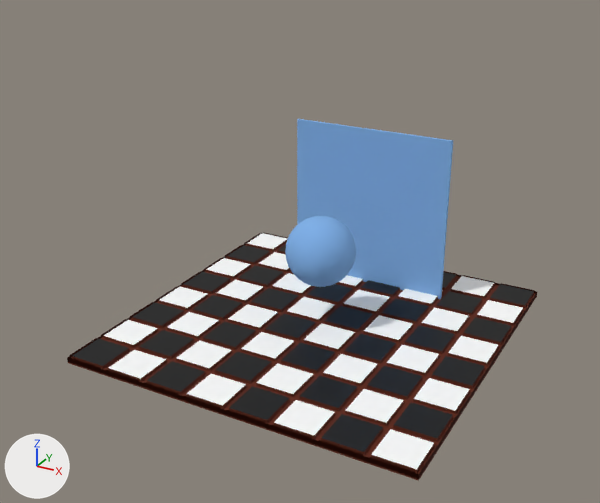
What one commit did to the OBJ model resources/models/chess.obj.
Before and after are seen from a 50 mm lens placed at (19.4, -37.7, 23.2), pointed at (-0.5, -1.4, 5.0). Every picture has the same lights, and +X, +Y and +Z are marked at lower left. Where no turn or scale is listed for an object, it has been applied to the vertices.
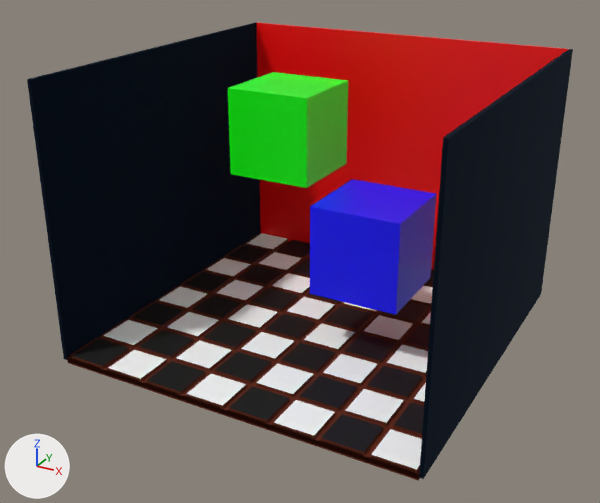
Where the change shows, as pixel boxes [x1, y1, x2, y2] in the pictures (600 x 503 px):
'Cube.004', added: after [27, 22, 261, 360]
'Cube.003', added: after [419, 49, 573, 479]
'Cube.002_Cube.010', added (red): after [256, 23, 568, 270]
'Cube.001', deleted (blue): before [297, 119, 453, 299]
'Cube.008', added (blue): after [310, 179, 436, 315]
'Cube.009', added (green): after [228, 72, 348, 188]
'Sphere', deleted (blue): before [285, 216, 356, 287]

What changed in the scene script:
```text
Change mat_mirror:
    mat_mirror.base_color: (0.208, 0.43, 0.8) -> (0.01, 0.02, 0.04)  # blue #7eafe7 -> dark blue #192738
    mat_mirror.metallic: 0.0 -> 1.0
Add mat_green:
    mat_green = principled_material('Green')
    mat_green.base_color = (0.000514, 1.0, 0.0)  # green #02ff00
    mat_green.roughness = 0.452
Add mat_blue:
    mat_blue = principled_material('Blue')
    mat_blue.base_color = (0.00275, 0.0, 1.0)  # blue #0900ff
    mat_blue.roughness = 0.452
Add mat_red:
    mat_red = principled_material('Red')
    mat_red.base_color = (1.0, 0.0, 0.0)  # red #ff0000
    mat_red.roughness = 0.452
Add me_cube_009:
    me_cube_009.from_pydata(...)  # a box spanning x -6.02..-1.05, y 0.29..5.26, z 8.05..13.02
    me_cube_009.materials.append(mat_green)  # green #02ff00
Add me_cube_008:
    me_cube_008.from_pydata(...)  # a box spanning x 0.65..5.62, y -2.49..2.49, z 3.23..8.2
    me_cube_008.materials.append(mat_blue)  # blue #0900ff
Add me_cube_004:
    me_cube_004.from_pydata(...)  # a box spanning x -10.2..-10.0, y -10.0..10.1, z 0.0..15.0
    me_cube_004.materials.append(mat_mirror)  # dark blue #192738
Add me_cube_003:
    me_cube_003.from_pydata(...)  # a box spanning x 10.0..10.2, y -10.0..10.1, z 0.0..15.0
    me_cube_003.materials.append(mat_mirror)  # dark blue #192738
Add me_cube_002_cube_010:
    me_cube_002_cube_010.from_pydata(...)  # a box spanning x -10.1..10.1, y 9.9..10.1, z 0.0..15.0
    me_cube_002_cube_010.materials.append(mat_red)  # red #ff0000
Remove ob_cube_001:
    ob_cube_001 = bpy.data.objects.new('Cube.001', me_cube_001)
    ob_cube_001.location = (0.0, 0.0, 0.0)
Remove ob_sphere:
    ob_sphere = bpy.data.objects.new('Sphere', me_sphere)
    ob_sphere.location = (0.0, 0.0, 0.0)
Add ob_cube_009:
    ob_cube_009 = bpy.data.objects.new('Cube.009', me_cube_009)
    ob_cube_009.location = (0.0, 0.0, 0.0)
Add ob_cube_008:
    ob_cube_008 = bpy.data.objects.new('Cube.008', me_cube_008)
    ob_cube_008.location = (0.0, 0.0, 0.0)
Add ob_cube_004:
    ob_cube_004 = bpy.data.objects.new('Cube.004', me_cube_004)
    ob_cube_004.location = (0.0, 0.0, 0.0)
Add ob_cube_003:
    ob_cube_003 = bpy.data.objects.new('Cube.003', me_cube_003)
    ob_cube_003.location = (0.0, 0.0, 0.0)
Add ob_cube_002_cube_010:
    ob_cube_002_cube_010 = bpy.data.objects.new('Cube.002_Cube.010', me_cube_002_cube_010)
    ob_cube_002_cube_010.location = (0.0, 0.0, 0.0)
```
